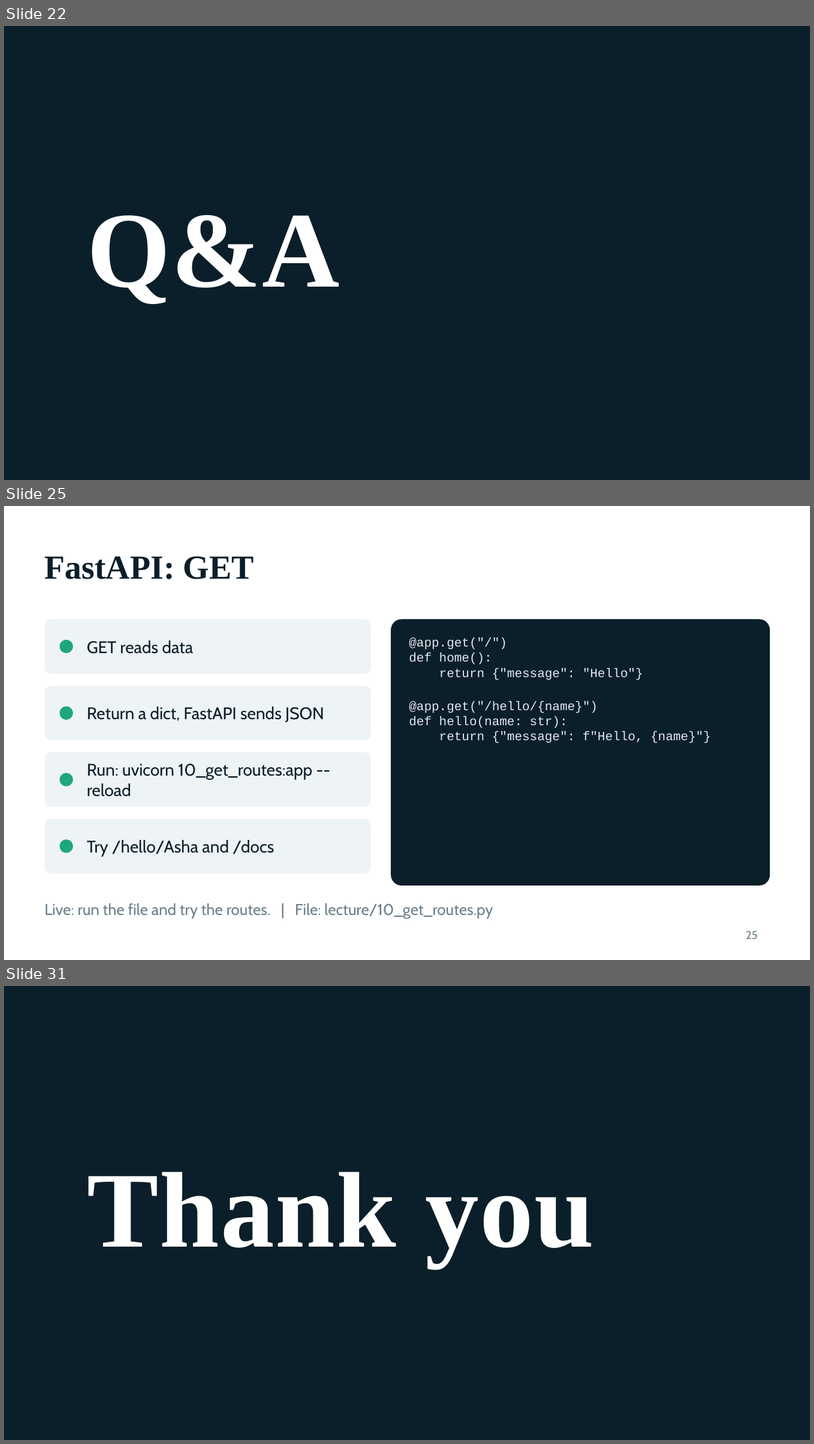
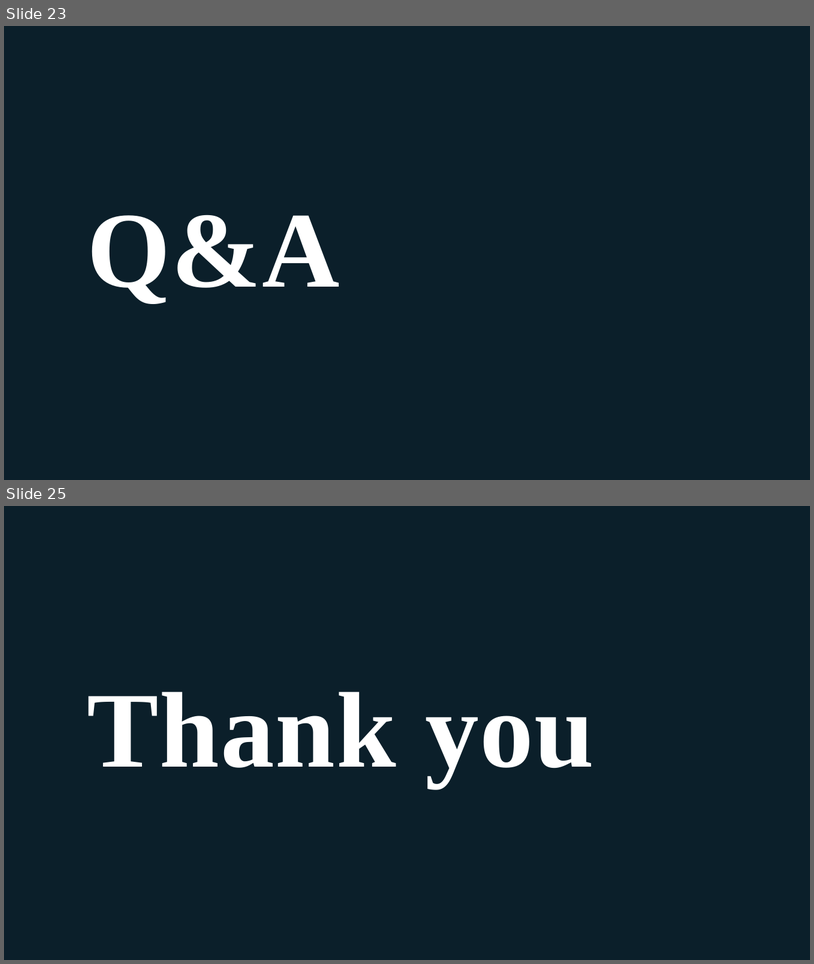
Before and after one commit to VishwasVK07/BFA, a slide deck: class-2/docs/class-2-slides.pptx. Shown one above the other, each under a label of ours: slides 22, 25 and 31 before the commit, slides 23 and 25 after it; the slides between them are not shown. The pictures are 814x1444 and 814x964 pixels, drawn with LibreOffice and Linux fonts; fonts in the diff are those of the drawing; background and template pictures are left out. Boxes give left, top, right and bottom in pixels: in the first picture for what was removed or moved away, otherwise in the second. Text is boxed around its words. In the diff, an @@ line names an element or a change of style, - is before the commit and + after.

```diff
--- a/class-2/docs/class-2-slides.pptx
+++ b/class-2/docs/class-2-slides.pptx
@@ slide 25 removed at bbox=[4, 506, 810, 960], background #FFFFFF @@
@@ text removed at bbox=[45, 556, 254, 579] @@
-FastAPI: GET
@@ rounded rectangle removed at bbox=[45, 619, 371, 673] @@
@@ rounded rectangle removed at bbox=[391, 619, 770, 885] @@
@@ ellipse removed at bbox=[60, 640, 73, 653] @@
@@ text removed at bbox=[87, 640, 194, 654] @@
-GET reads data
@@ text removed at bbox=[409, 637, 711, 743] @@
-@app.get("/")
-def home():
-return {"message": "Hello"}
-@app.get("/hello/{name}")
-def hello(name: str):
-return {"message": f"Hello, {name}"}
@@ rounded rectangle removed at bbox=[45, 685, 371, 740] @@
@@ ellipse removed at bbox=[60, 706, 73, 720] @@
@@ text removed at bbox=[87, 706, 324, 722] @@
-Return a dict, FastAPI sends JSON
@@ rounded rectangle removed at bbox=[45, 752, 371, 807] @@
@@ ellipse removed at bbox=[60, 773, 73, 786] @@
@@ text removed at bbox=[87, 763, 312, 796] @@
-Run: uvicorn 10_get_routes:app --reload
@@ rounded rectangle removed at bbox=[45, 819, 371, 873] @@
@@ ellipse removed at bbox=[60, 840, 73, 853] @@
@@ text removed at bbox=[87, 840, 274, 856] @@
-Try /hello/Asha and /docs
@@ text removed at bbox=[45, 903, 493, 918] @@
-Live: run the file and try the routes. | File: lecture/10_get_routes.py
@@ text removed at bbox=[746, 930, 758, 939] @@
-25
@@ what was slide 22 is now slide 23 @@
@@ what was slide 31 is now slide 25 @@
```
Also in this commit, not shown: 4 slides changed, 1 slide added, 6 other slides removed, 9 other files.
